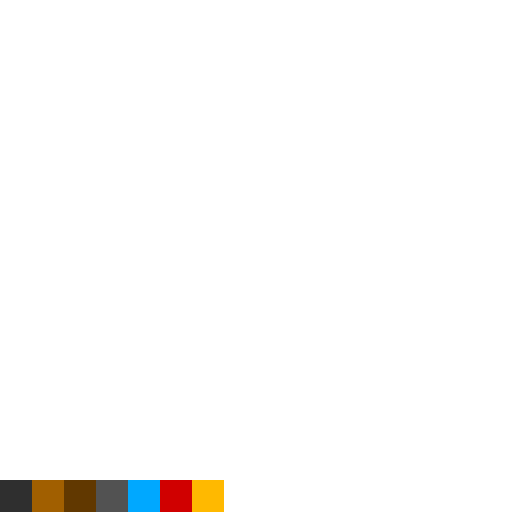
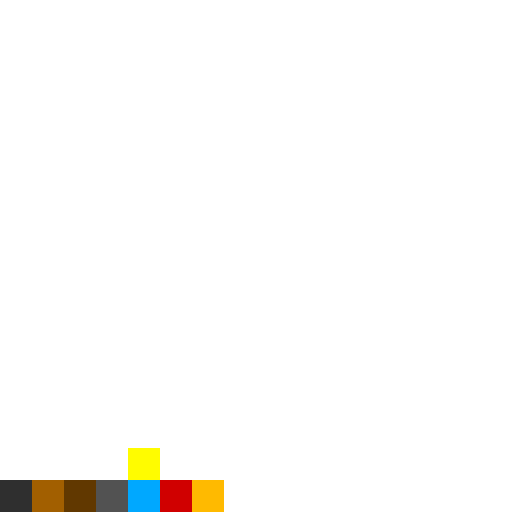
Two versions of the same layered image (512px x 512px). Layer-by-layer changes:
added layer "Rectangle 2 copy 7" above "Rectangle 2 copy 4" over (x1=128, y1=448, x2=160, y2=480)
